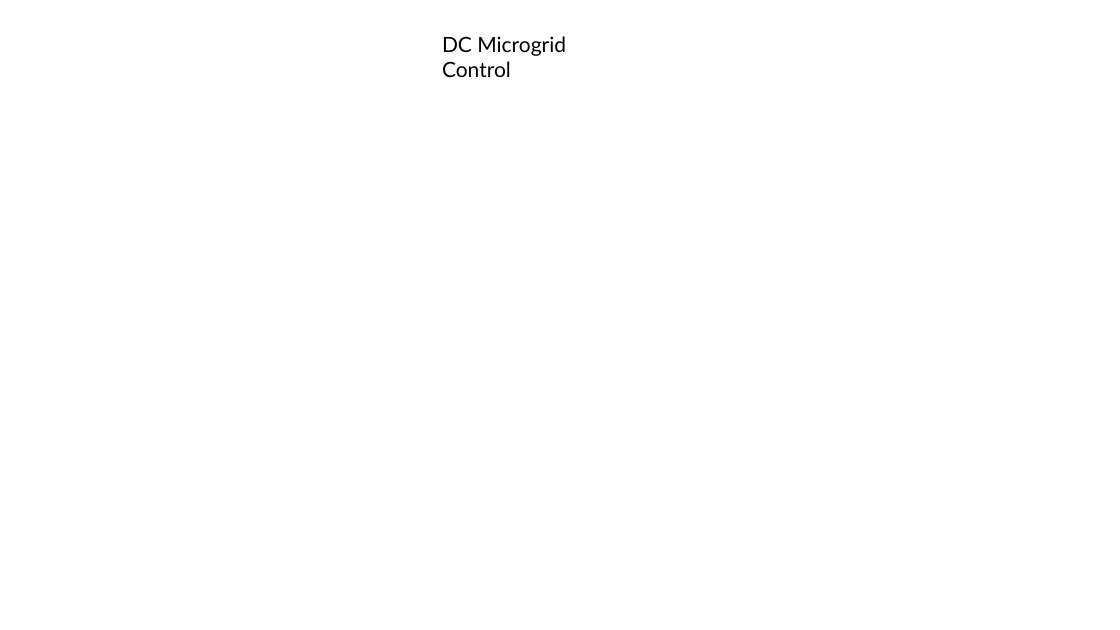
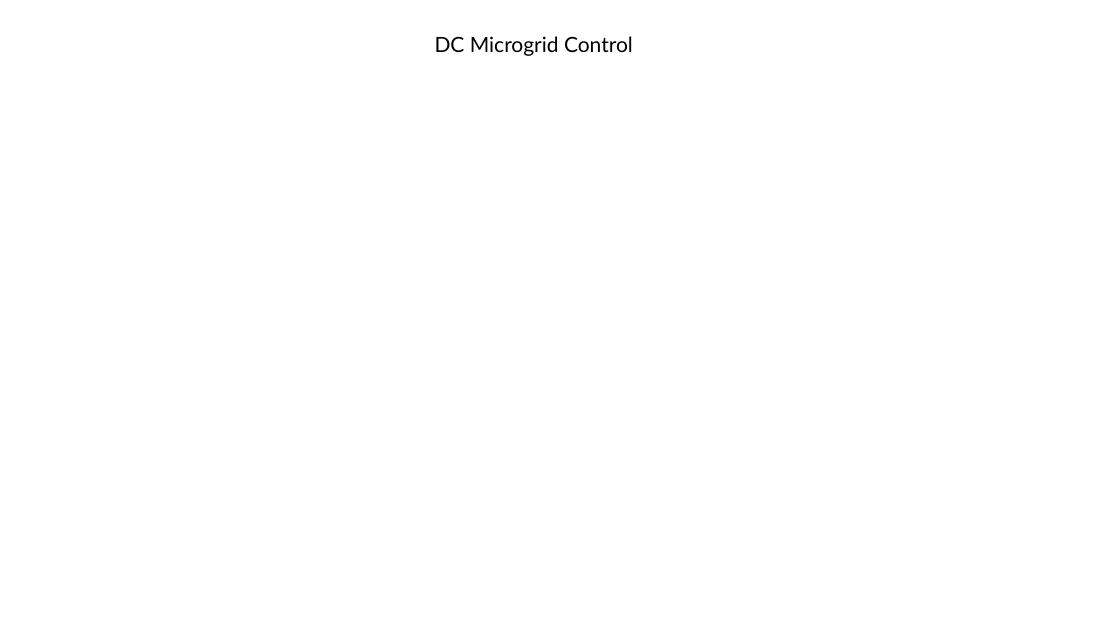
Before and after one commit to mjnajafi/Passivity-Control-DC-Microgrid, a slide deck: slide 1 of Results/Powepoint_Results.pptx. Drawn at 1120x630 pixels with LibreOffice and Linux fonts; fonts in the diff are those of the drawing. Boxes give left, top, right and bottom in pixels: in the first picture for what was removed or moved away, otherwise in the second. Text is boxed around its words. In the diff, an @@ line names an element or a change of style, - is before the commit and + after.

```diff
--- a/Results/Powepoint_Results.pptx
+++ b/Results/Powepoint_Results.pptx
@@ text "DC Microgrid Control" rewrapped from [442,36,566,77] to [435,36,633,56] @@
```
Also in this commit, not shown: 4 other slides changed, 2 slides added, 2 other files.
